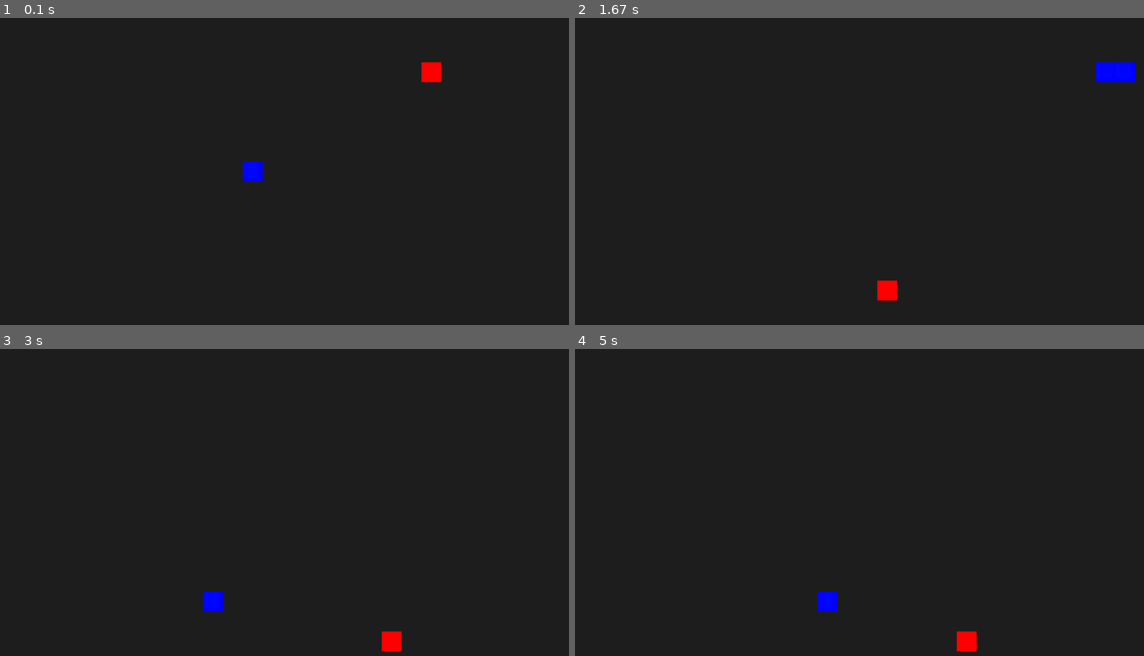
Above: before the commit, frames 1-4 (two rows, left to right).
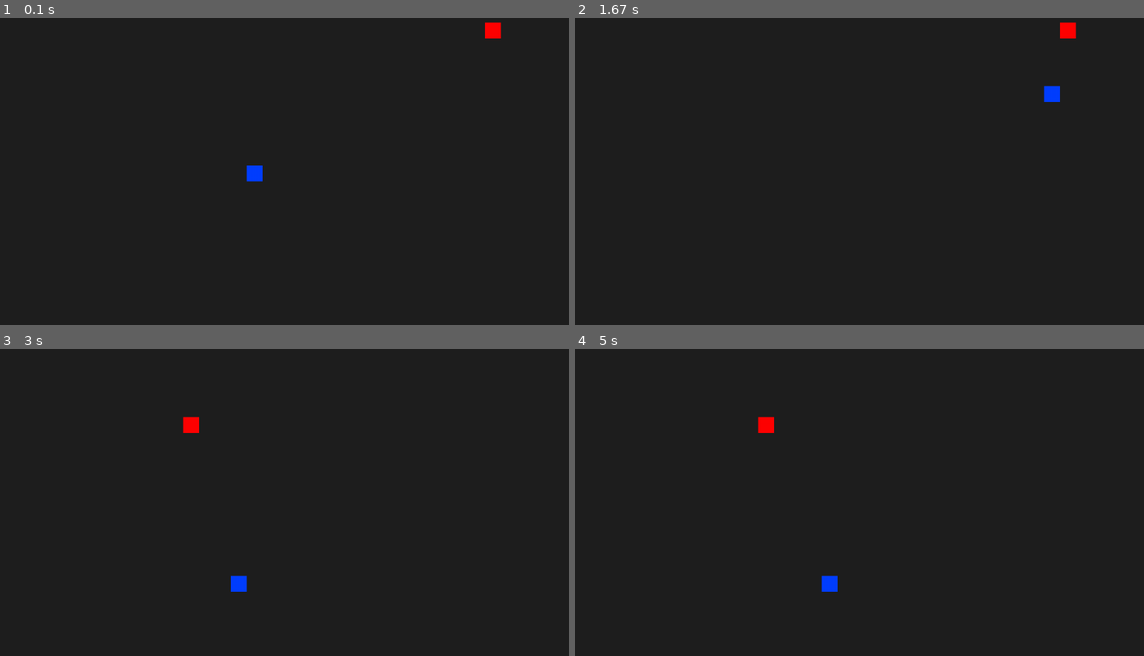
Above: after the commit, the same moments.

Repository: LUDUSLab/stem-games
Game: pygame game, started from natanael.lucena/snake/main.py
Same seed, same stepped clock (60 frames per second), same inputs: the game is played once before the commit and once after it.
Inputs:
- Up to frame 1 (0.1 s): no input
- Up to frame 2 (1.67 s): hold D 0.33-0.8 s; hold W 0.83-1.13 s; hold D 1.17-1.63 s
- Up to frame 3 (3 s): tap E at 2.23 s; hold S 2.57-2.87 s; hold A from 2.9 s (still down)
- Up to frame 4 (5 s): release A at 3.3 s; hold W 3.33-3.7 s; hold D 3.73-4.37 s; hold S 4.4-4.77 s; hold A from 4.8 s (still down)

The runs differ from the first frame. In frame 1, 0.6% of the frame differs, in the area x 42-89%, y 1-54%; in frame 2, 1.0%, in the area x 53-99%, y 1-93%; in frame 3, 0.8%; in frame 4, 0.8%.

Commit message:
Fixed an issue where the apple could spawn in the snake's body

Diff:
--- a/natanael.lucena/snake/main.py
+++ b/natanael.lucena/snake/main.py
@@ -64,16 +64,8 @@
             x_move = 0
 
 
-score_font = font(36)
 game_over_font = font(64)
 continue_msg = font(25)
-# Render score text
-# def text_render(a_score_text):
-#    return score_font.render(f"{a_score_text}", True, COLOR_LIGHT_GREY)
-
-
-# Check if the snake collided and the game is over
-
 
 # Snake
 snake_img = img("snake")
@@ -83,15 +75,28 @@
 apple_img = img("apple")
 apple = apple_img.get_rect()
 apple_eaten = False
+apple_x = 0
+apple_y = 0
 
 def make_snake(snk_lst):
-
     for x in snk_lst:
         screen.blit(snake_img, (x[0], x[1]))
 
 
+def random_apple(pos):
+    global apple_x, apple_y
+    while True:
+        apple_x = randrange(window[0]//snake.w) * snake.w
+        apple_y = randrange(window[1]//snake.h) * snake.h
+        if len(list(filter(lambda z:pos == (apple_x,apple_y), pos))) > 0:
+            continue
+        else:
+            break
+    set_obj_coordinates(apple, apple_x, apple_y)
+
+
 def game_loop():
-    global x_move, y_move, game_close, snake_len
+    global x_move, y_move, game_close, snake_len, apple_x, apple_y
     set_obj_coordinates(snake, center[0] - snake.w, center[1] - snake.h)
     game_close = False
     game_over = False
@@ -99,9 +104,7 @@
     y_move = 0
     snake_pos = []
     snake_len = 1
-    food_x = round(randrange(0, window[0] - snake.w)/30)*30
-    food_y = round(randrange(0, window[1] - snake.h)/30)*30
-    set_obj_coordinates(apple, food_x, food_y)
+    random_apple(snake_pos)
     while not game_close:
         while game_over:
             screen.fill(COLOR_DARK_GREY)
@@ -142,14 +145,12 @@
         make_snake(snake_pos)
 
         pygame.display.update()
-        if snake.x == food_x and snake.y == food_y:
-            food_x = round(randrange(0, window[0] - snake.w) / snake.w) * snake.w
-            food_y = round(randrange(0, window[1] - snake.h) / snake.w) * snake.w
+        if snake.x == apple_x and snake.y == apple_y:
+            random_apple(snake_pos)
             snake_len += 1
-            set_obj_coordinates(apple, food_x, food_y)
         # Update screen
-
-        game_clock.tick(15)
+        pygame.time.delay(70)
+        game_clock.tick(30)
 
     pygame.quit()
     quit()
Binary file changed: natanael.lucena/snake/assets/natanael.lucena_apple.png
Binary file changed: natanael.lucena/snake/assets/natanael.lucena_snake.png
